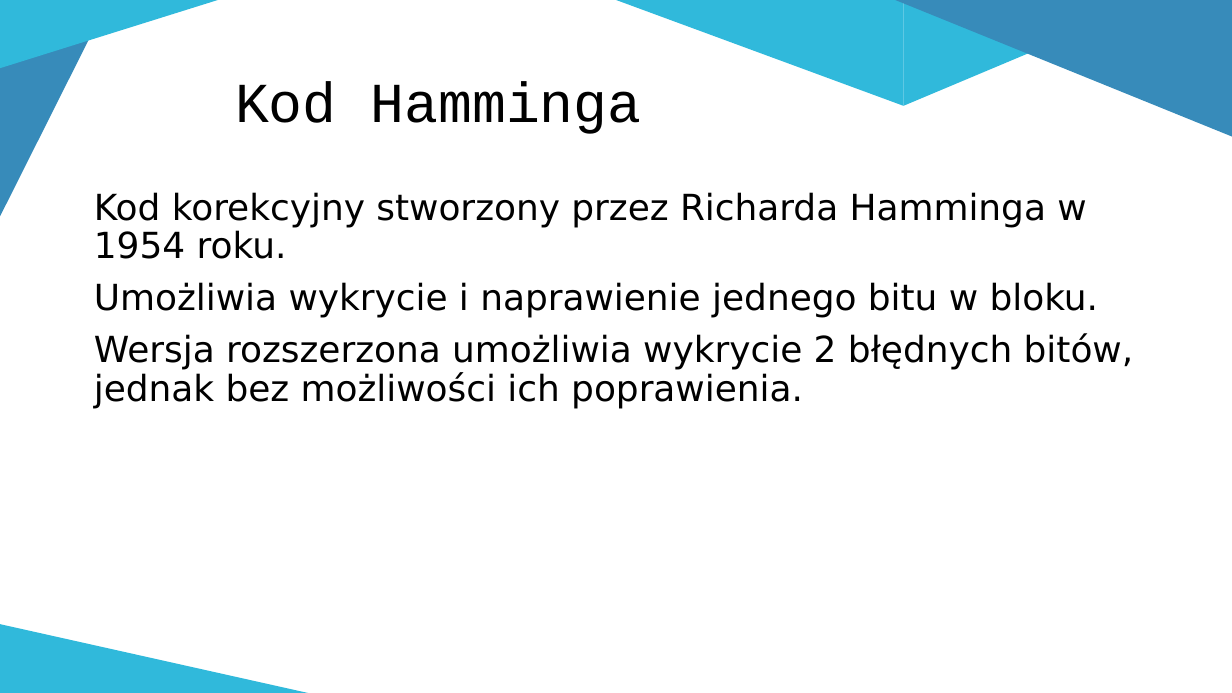
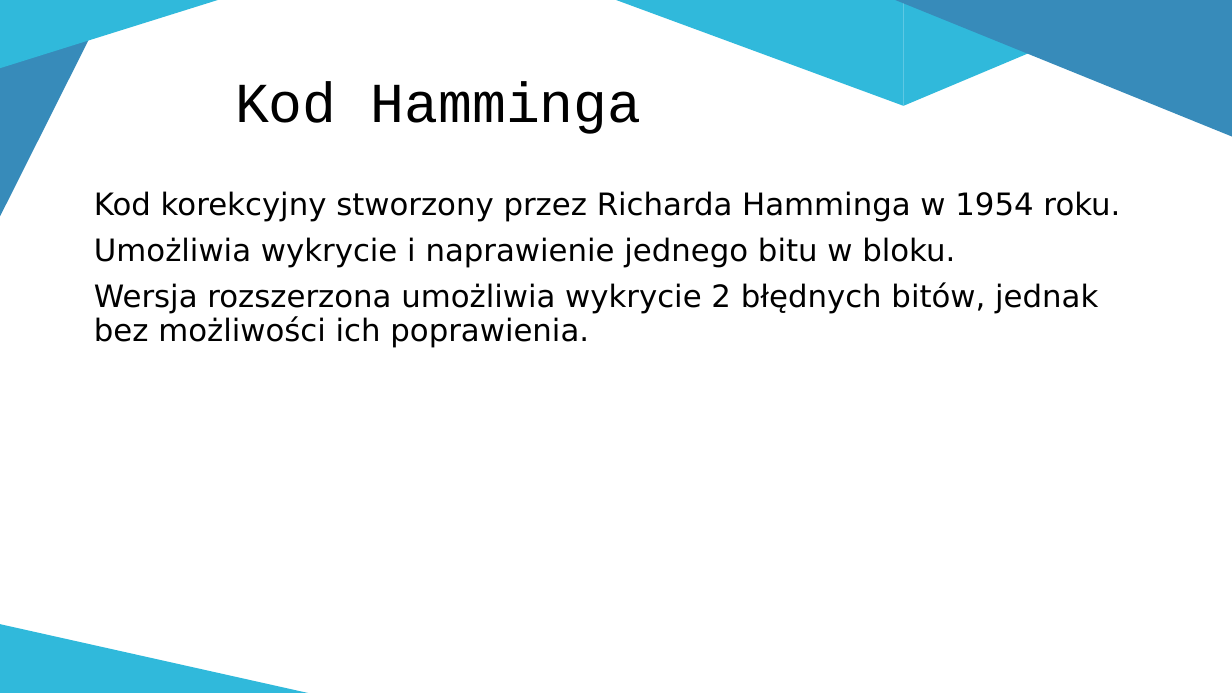
Before and after one commit to zlociu/HammingECC.NET, a slide deck: slide 2 of Hamming.pptx. Drawn at 1232x693 pixels with LibreOffice and Linux fonts; fonts in the diff are those of the drawing. Boxes give left, top, right and bottom in pixels: in the first picture for what was removed or moved away, otherwise in the second. Text is boxed around its words. In the diff, an @@ line names an element or a change of style, - is before the commit and + after.

```diff
--- a/Hamming.pptx
+++ b/Hamming.pptx
@@ text "Kod korekcyjny stworzony przez Richarda ..." at (x1=94, y1=191, x2=1120, y2=348): size 28 to 24 pt @@
```
Also in this commit, not shown: 2 other slides changed, 2 slides added, 3 slides removed.
